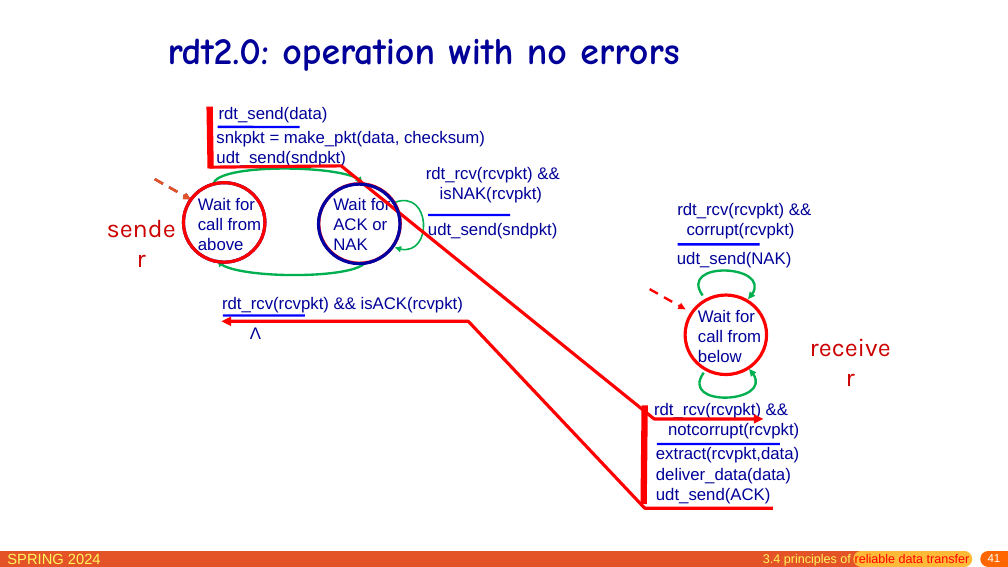
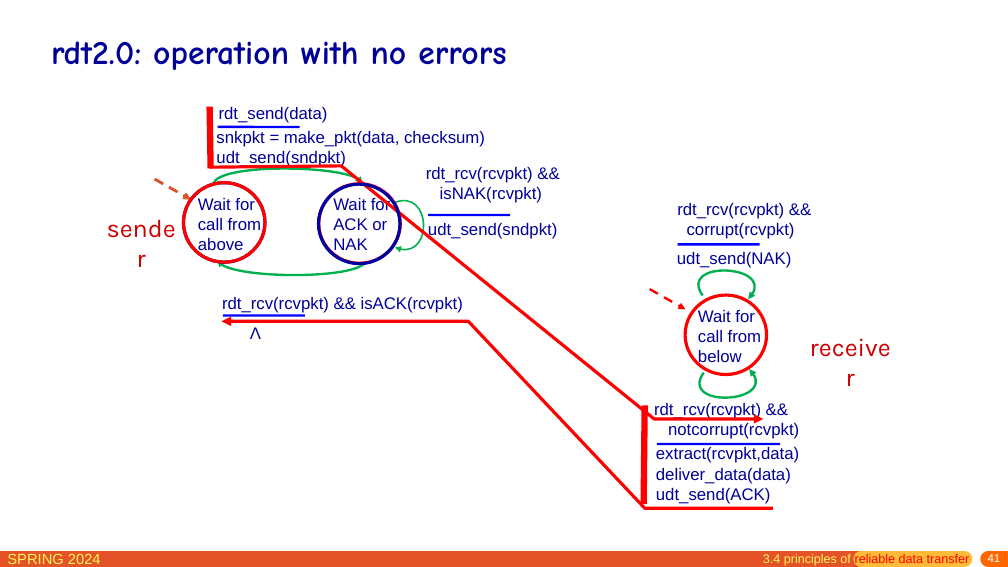
Before and after one commit to network-whu/slides, a slide deck: slide 41 of pptx/chapter3.pptx. Drawn at 1008x567 pixels with LibreOffice and Linux fonts; fonts in the diff are those of the drawing. Boxes give left, top, right and bottom in pixels: in the first picture for what was removed or moved away, otherwise in the second. Text is boxed around its words. In the diff, an @@ line names an element or a change of style, - is before the commit and + after.

```diff
--- a/pptx/chapter3.pptx
+++ b/pptx/chapter3.pptx
@@ title "rdt2.0: operation with no errors": place and size @@
-title "rdt2.0: operation with no errors" at (168,38,679,71)
+title "rdt2.0: operation with no errors" at (51,41,506,70)
@@ title "rdt2.0: operation with no errors" at (51,41,506,70): size 36 to 32 pt @@
```
Also in this commit, not shown: 38 other slides changed.
